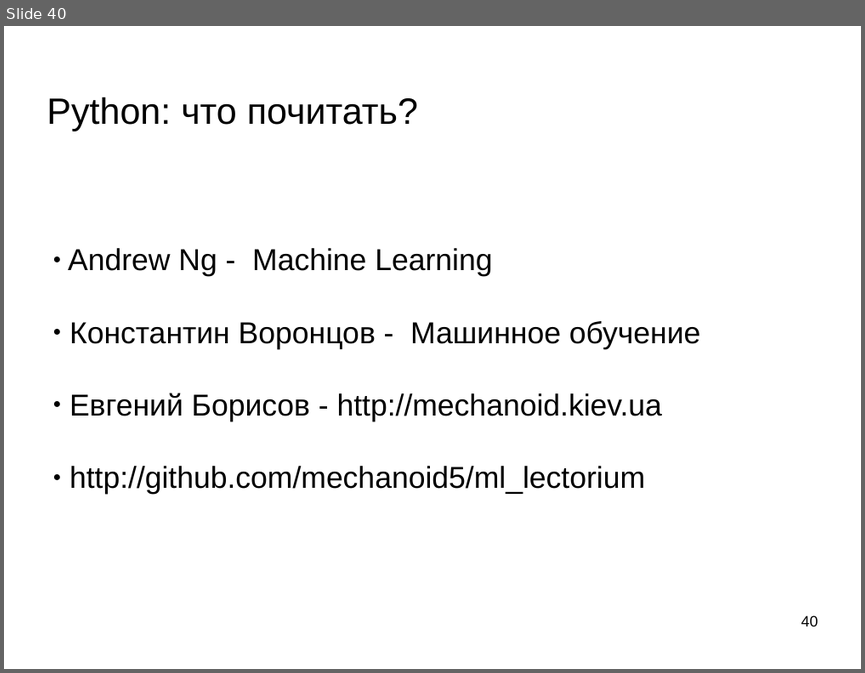
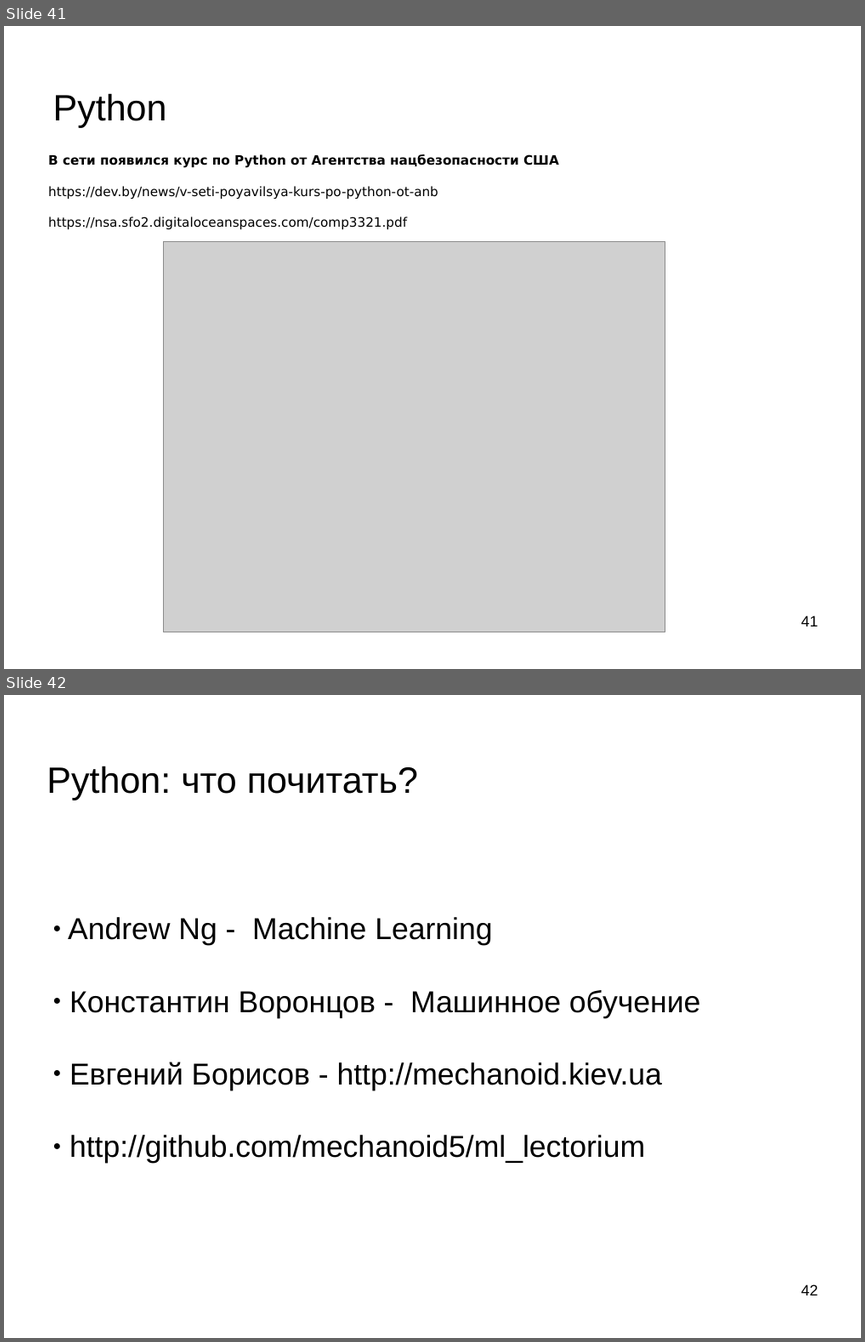
Before and after one commit to mechanoid5/ml_lectorium_legacy, a slide deck: 02-python.odp. Shown one above the other, each under a label of ours: slide 40 before the commit, slides 41 and 42 after it. The pictures are 865x673 and 865x1342 pixels, drawn with LibreOffice and Linux fonts; fonts in the diff are those of the drawing; grey boxes stand for pictures; background and template pictures are left out. Boxes give left, top, right and bottom in pixels: in the first picture for what was removed or moved away, otherwise in the second. Text is boxed around its words. In the diff, an @@ line names an element or a change of style, - is before the commit and + after.

```diff
--- a/02-python.odp
+++ b/02-python.odp
@@ slide 41 added at bbox=[4, 26, 861, 669], background picture (left out) @@
@@ title added at bbox=[53, 93, 167, 128], 33.9 pt, text #000000 @@
+Python
@@ text added at bbox=[48, 154, 559, 230], 12 pt, text #000000 @@
+В сети появился курс по Python от Агентства нацбезопасности США
+https://dev.by/news/v-seti-poyavilsya-kurs-po-python-ot-anb
+https://nsa.sfo2.digitaloceanspaces.com/comp3321.pdf
@@ picture added at bbox=[164, 241, 665, 632] @@
@@ page number added at bbox=[801, 615, 818, 626], 14 pt, text #000000 @@
+41
@@ what was slide 40 is now slide 42 @@
@@ page number at bbox=[801, 1284, 818, 1295]: text changed @@
-40
+42
```
Also in this commit, not shown: 1 other slide added, 1 other file.
